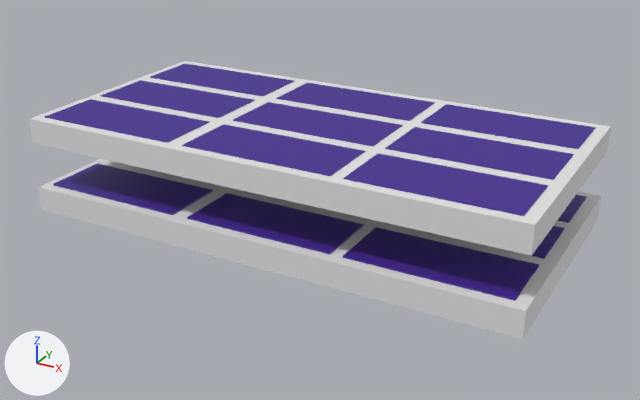
The Blender file ParticleSystemTest/Assets/Blender/alpide.blend, before and after one commit.
The view is the same before and after, from a 50 mm camera at (15.8, -28.4, 11.5) aimed at (0.3, -0.4, -2.5). Lighting does not change. The marker at lower left points along +X, +Y and +Z.

Objects in the first picture: 'Sensor_0_2_0', 'Sensor_0_2_1', 'Sensor_1_0_0', 'Sensor_1_1_0', 'Sensor_1_2_0', 'Sensor_1_2_1', 'Sensor_2_0_0', 'Sensor_2_0_1', 'Sensor_2_1_0', 'Sensor_2_1_1', 'Sensor_2_2_0', 'Sensor_2_2_1', 'alpide0', 'alpide1'.
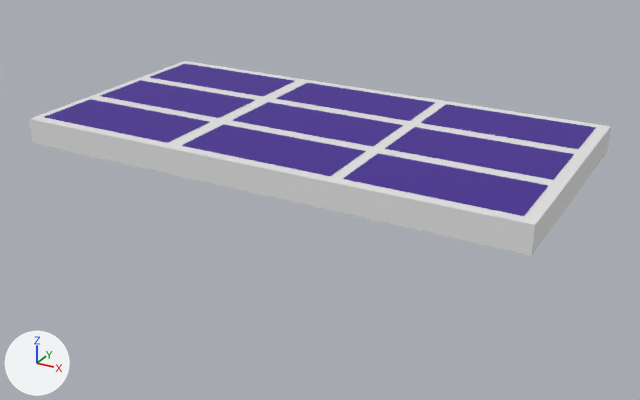
Boxes (x1, y1, x2, y2) around the edits, measured in the pictures (640 x 400 px):
'alpide1', deleted: before (39, 159, 601, 339)
'Sensor_2_2_1', deleted (purple): before (343, 227, 539, 301)
'Sensor_1_2_1', deleted: before (187, 193, 364, 254)
'Sensor_0_2_1', deleted: before (53, 163, 213, 215)
'Sensor_2_1_1', deleted: before (388, 223, 565, 259)
'Sensor_2_0_1', deleted: before (557, 195, 586, 223)
'Sensor_1_1_1', deleted: before (237, 189, 371, 220)

The change, as a list of edits to the scene's bpy script:
```text
Remove ob_sensor_0_2_1:
    ob_sensor_0_2_1 = bpy.data.objects.new('Sensor_0_2_1', me_cube_020)
    ob_sensor_0_2_1.location = (-6.61, -3.27, -2.81)
    ob_sensor_0_2_1.scale = (3.0, 1.3, 0.5)
Remove ob_sensor_1_1_1:
    ob_sensor_1_1_1 = bpy.data.objects.new('Sensor_1_1_1', me_cube_018)
    ob_sensor_1_1_1.location = (0.05, -0.05, -2.81)
    ob_sensor_1_1_1.scale = (3.0, 1.3, 0.5)
Remove ob_sensor_1_2_1:
    ob_sensor_1_2_1 = bpy.data.objects.new('Sensor_1_2_1', me_cube_019)
    ob_sensor_1_2_1.location = (0.05, -3.27, -2.81)
    ob_sensor_1_2_1.scale = (3.0, 1.3, 0.5)
Remove ob_sensor_2_0_1:
    ob_sensor_2_0_1 = bpy.data.objects.new('Sensor_2_0_1', me_cube_016)
    ob_sensor_2_0_1.location = (6.54, 3.2, -2.81)
    ob_sensor_2_0_1.scale = (3.0, 1.3, 0.5)
Remove ob_sensor_2_1_1:
    ob_sensor_2_1_1 = bpy.data.objects.new('Sensor_2_1_1', me_cube_015)
    ob_sensor_2_1_1.location = (6.54, -0.05, -2.81)
    ob_sensor_2_1_1.scale = (3.0, 1.3, 0.5)
Remove ob_sensor_2_2_1:
    ob_sensor_2_2_1 = bpy.data.objects.new('Sensor_2_2_1', me_cube_014)
    ob_sensor_2_2_1.location = (6.54, -3.27, -2.81)
    ob_sensor_2_2_1.scale = (3.0, 1.3, 0.5)
Remove ob_alpide1:
    ob_alpide1 = bpy.data.objects.new('alpide1', me_cube_023)
    ob_alpide1.location = (0.0, 0.0, -2.88)
    ob_alpide1.scale = (10.0, 5.0, 0.5)
```
